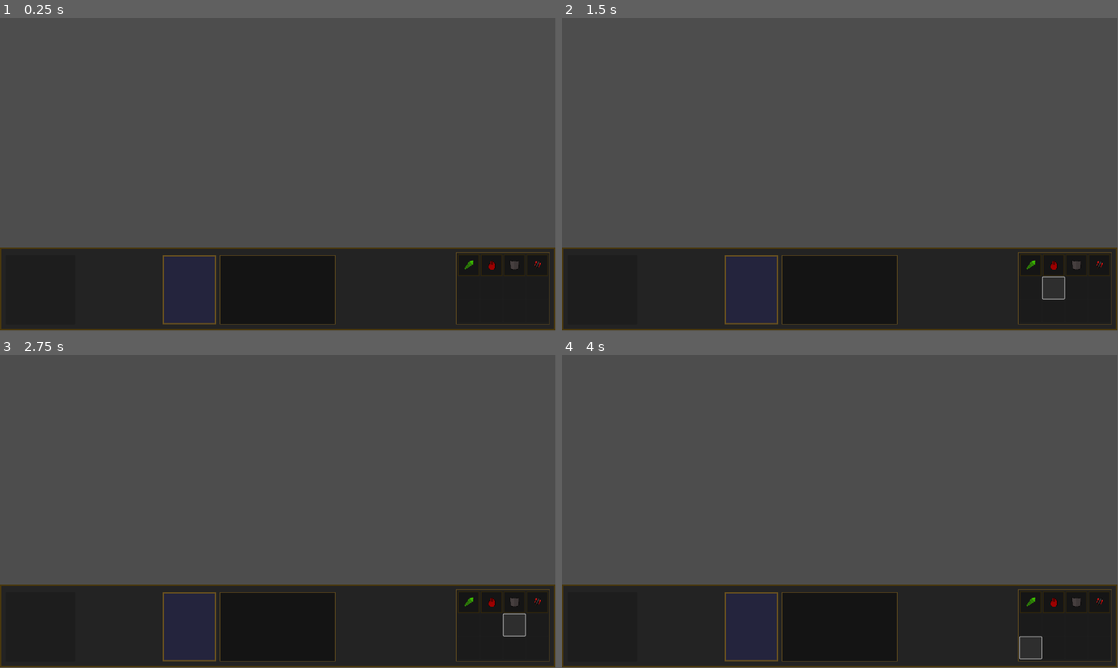
Above: before the commit, frames 1-4 (two rows, left to right).
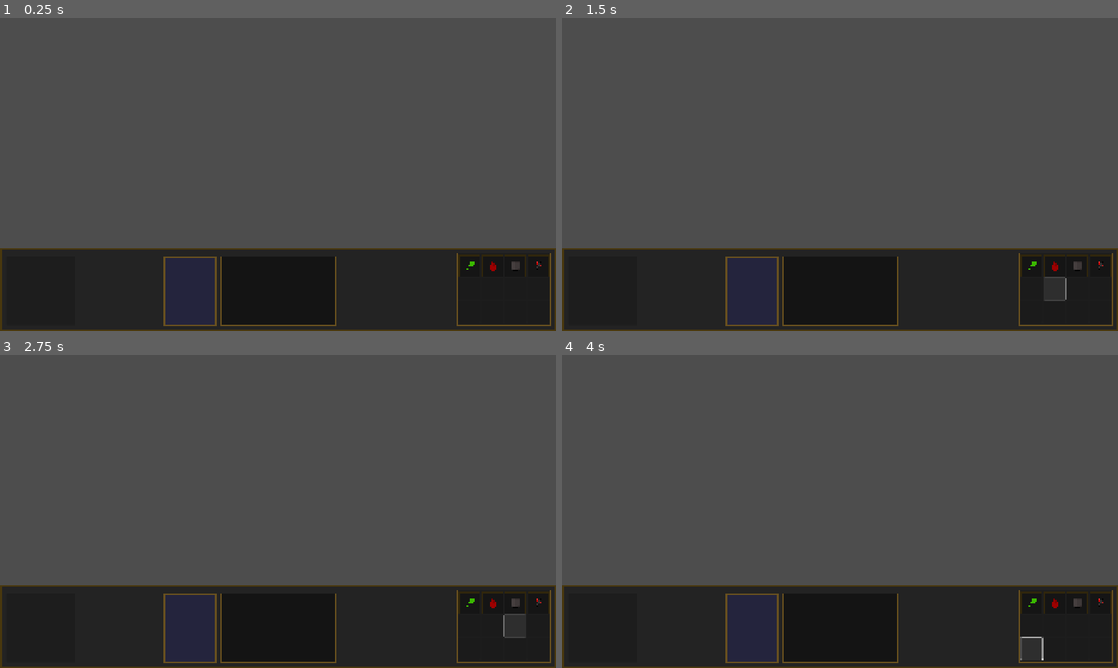
Above: after the commit, the same moments.

Repository: Matobro/skeletors
Game: Godot game, scene res://RTS-System/Abilities/Dummies/GroundTargetedAbility.tscn
Two runs of this game, one before a commit and one after it. Both use one fixed random seed, a clock stepped at 60 frames per second and the inputs below. This scene is started directly instead of the project's main scene.
Inputs (mouse positions are in pixels of both pictures, inside the frame that each line leads up to):
- Up to frame 1 (0.25 s): no input
- Up to frame 2 (1.5 s): click (1029, 287) at 0.5 s; click (1051, 287) at 1.25 s
- Up to frame 3 (2.75 s): click (517, 624) at 2 s
- Up to frame 4 (4 s): click (1101, 624) at 2.75 s; click (1029, 649) at 3.5 s
In our replay, the window is 799x449 before the commit and 800x450 after it. These sizes can differ from the game's own. Grey fills any space a smaller window leaves; there, only what the larger window draws over its background counts as a difference.

The runs differ from the first frame. In frame 1, 1.9% of the frame differs, in the area x 0-100%, y 0-100%; in frame 2, 2.0%; in frame 3, 2.0%; in frame 4, 2.0%.
Error before the commit: Invalid assignment of property or key 'player_input' with value of type 'Node2D (PlayerInput.gd)' on a base object of type 'null instance'. (res://RTS-System/E…
Error after the commit: Attempt to call function 'get_used_rect' in base 'null instance' on a null instance. (res://Game/Data/Main/MapHandler.gd:12)

Commit message:
tweaks for build

Diff:
--- a/Dev/TestScene.tscn
+++ b/Dev/TestScene.tscn
@@ -117,26 +117,28 @@
 grow_vertical = 2
 text = "0 - display pathfinding info
 9 - show grid connections
-(will nuke fps, 0 must be on)"
+(will nuke fps, 0 must be on)
+8-fullscreen/windowed"
 
 [node name="Label" type="Label" parent="CanvasLayer"]
-visible = false
 offset_left = 6.0
-offset_top = 160.0
+offset_top = 332.0
 offset_right = 210.0
-offset_bottom = 264.0
+offset_bottom = 641.0
 text = "A - Attack
 H - Hold
 S - Stop
 Shift - queue command
-
-Mouse left
--select
--attack move
-
-Mouse right
--move
--attack target"
+(queue kinda broken atm)
+
+Mouse left:
+select
+a = attack move
+a + click unit = force attack
+
+Mouse right:
+move
+a + click unit = attack target"
 
 [node name="SpawnPopUp" type="Control" parent="CanvasLayer"]
 visible = false
@@ -199,8 +201,7 @@
 [node name="NavigationRegion2D" type="NavigationRegion2D" parent="."]
 navigation_polygon = SubResource("NavigationPolygon_go42g")
 
-[node name="Layer1" type="TileMapLayer" parent="."]
-use_parent_material = true
+[node name="Map" type="TileMapLayer" parent="."]
 position = Vector2(8, -6)
 scale = Vector2(5, 5)
 tile_map_data = PackedByteArray("AAD/////AAAAAAAAAAD//wAAAAAAAAAAAAAAAAAAAAAAAAAAAAABAAAAAAAAAAAAAAABAP//AAAAAAAAAAAAAP …(57520 unchanged characters)…
--- /dev/null
+++ b/Game/Data/Main/MapHandler.gd
@@ -0,0 +1,14 @@
+extends Node
+
+@onready var tile_map = get_tree().root.get_node("World/Map")
+
+@export var tile_size = null
+@export var used_cells = null
+@export var pixel_size = null
+@export var mat = null
+
+func _ready():
+	tile_size = Vector2(80, 80)
+	used_cells = tile_map.get_used_rect()
+	pixel_size = tile_size * Vector2(used_cells.size.x, used_cells.size.y)
+	mat = tile_map.material
--- a/Game/Data/Main/UnitDatabase.gd
+++ b/Game/Data/Main/UnitDatabase.gd
@@ -7,24 +7,54 @@
 	load_unit_data()
 
 func load_unit_data():
-	hero_list = load_units_from_folder("res://RTS-System/Entities/Heroes/Database/", "hero")
-	unit_list = load_units_from_folder("res://RTS-System/Entities/Units/Database/", "unit")
+	load_units_from_manifest("res://RTS-System/units_manifest.json")
 
-func load_units_from_folder(folder_path: String, unit_type: String) -> Array:
-	var dir = DirAccess.open(folder_path)
-	var units: Array = []
-	if dir:
-		dir.list_dir_begin()
-		var file_name = dir.get_next()
-		while file_name != "":
-			if !dir.current_is_dir() and file_name.ends_with(".tres"):
-				var unit_path = folder_path + "/" + file_name
-				var _unit = load(unit_path)
-				if _unit and _unit is UnitData and _unit.unit_type == unit_type:
-					units.append(_unit)
-			file_name = dir.get_next()
-		dir.list_dir_end()
-	return units
+func load_units_from_manifest(manifest_path: String) -> void:
+	var file = FileAccess.open(manifest_path, FileAccess.READ)
+	if not file:
+		push_error("Cannot open manifest file: " + manifest_path)
+		return
+
+	var json_text = file.get_as_text()
+	file.close()
+
+	var json = JSON.new()
+	var error = json.parse(json_text)
+	if error != OK:
+		push_error("Failed to parse manifest JSON: " + json.get_error_message())
+		return
+
+	var manifest = json.get_data()
+
+	hero_list.clear()
+	unit_list.clear()
+
+	# Load heroes
+	if manifest.has("heroes"):
+		for path in manifest["heroes"]:
+			var unit = ResourceLoader.load(path)
+			if unit and unit is UnitData:
+				print("Loaded: ", unit.name)
+				hero_list.append(unit)
+			else:
+				print("Failed to load hero: ", path)
+
+	# Load units
+	if manifest.has("units"):
+		for path in manifest["units"]:
+			var unit = ResourceLoader.load(path)
+			if unit and unit is UnitData:
+				print("Loaded: ", unit.name)
+				unit_list.append(unit)
+			else:
+				print("Failed to load unit: ", path)
+
+
+func join_path(a: String, b: String) -> String:
+	if a.ends_with("/"):
+		return a + b
+	else:
+		return a + "/" + b
 
 func get_enemy_units_for_wave(wave: int) -> Array:
 	var enemies = unit_list.filter(func(u): return u.power_level <= wave and u.is_spawnable_enemy)
--- a/RTS-System/Abilities/Data/ParticleManager.gd
+++ b/RTS-System/Abilities/Data/ParticleManager.gd
@@ -10,7 +10,7 @@
 		while file_name != "":
 			if file_name.ends_with(".tres"):
 				var path = "res://RTS-System/Abilities/FX/FXResources/" + file_name
-				var fx_res = load(path)
+				var fx_res = ResourceLoader.load(path)
 				if fx_res is FXResource:
 					fx_map[file_name.get_basename()] = fx_res
 			file_name = dir.get_next()
--- a/RTS-System/Abilities/Logic/GroundTargetedAbilityInstance.gd
+++ b/RTS-System/Abilities/Logic/GroundTargetedAbilityInstance.gd
@@ -65,6 +65,7 @@
 
 	position += dir * move_speed * delta
 
+
 func _on_timer_timeout():
 	queue_free()
 
--- a/RTS-System/Entities/Data/PlayerManager.gd
+++ b/RTS-System/Entities/Data/PlayerManager.gd
@@ -21,7 +21,7 @@
 	await get_tree().process_frame
 
 	for player in get_all_players():
-		print("Player ID: ", player.player_id)
+		print("Player ID: ", player.player_id, " created")
 
 	dev_spawner.player_input = get_player(1).player_input
 	dev_spawner.init_node()
--- a/RTS-System/Entities/Heroes/Database/TestHero.tres
+++ b/RTS-System/Entities/Heroes/Database/TestHero.tres
@@ -18,7 +18,7 @@
 level = 1
 xp = 0
 xp_to_level = 500
-base_max_hp = 5
+base_max_hp = 5.0
 base_max_mana = 5
 base_health_regen = 0.1
 base_mana_regen = 0.1
--- a/RTS-System/Player/CameraController.gd
+++ b/RTS-System/Player/CameraController.gd
@@ -18,7 +18,8 @@
 func _process(delta):
 	if controls_enabled:
 		var mouse_pos = get_viewport().get_mouse_position()
-		var screen_size = get_viewport().size
+		var screen_size = get_viewport_rect().size
+
 		if(mouse_pos.x <= CAMERA_BORDER_SIZE):
 			camera.position.x -= edge_scroll_speed * delta
 		elif(mouse_pos.x >= screen_size.x - CAMERA_BORDER_SIZE):
--- a/RTS-System/Player/PlayerInput.gd
+++ b/RTS-System/Player/PlayerInput.gd
@@ -29,6 +29,7 @@
 var block_input_frames: int = 0
 var selected_units: Array[Unit] = []
 
+var fullscreen: bool = true
 const DRAG_THRESHOLD := 50.0
 const COMMAND_COOLDOWN := 10
 
@@ -91,7 +92,14 @@
 		)
 
 func handle_keyboard_commands(event: InputEventKey):
-	if event.is_action_pressed("s"):
+	if event.is_action_pressed("8"):
+		if fullscreen:
+			DisplayServer.window_set_mode(DisplayServer.WINDOW_MODE_WINDOWED)
+			DisplayServer.window_set_size(Vector2(1920, 1080))
+		else:
+			DisplayServer.window_set_mode(DisplayServer.WINDOW_MODE_FULLSCREEN)
+		fullscreen = !fullscreen
+	elif event.is_action_pressed("s"):
 		issue_stop_command(get_key_event_info())
 	elif event.is_action_pressed("h"):
 		issue_hold_command(get_key_event_info())
@@ -125,6 +133,7 @@
 	if event is InputEventMouseButton:
 		if event.button_index == MOUSE_BUTTON_LEFT:
 			if event.pressed:
+				drag_start = event_info.pos
 				on_left_click_pressed(event_info)
 			else:
 				on_left_click_released(event_info)
@@ -187,7 +196,10 @@
 			player_ui.clear_control_group()
 
 func on_right_click_pressed(event_info):
-	issue_move_command(event_info)
+	if event_info.click_target and event_info.click_target.owner_id == 10:
+		issue_attack_command(event_info)
+	else:
+		issue_move_command(event_info)
 
 func on_right_click_released(_event_info):
 	pass
@@ -293,17 +305,18 @@
 func start_drag():
 	dragging = true
 	selection_box.visible = true
-	selection_box.global_position = camera.get_viewport_transform() * drag_start
+
+	selection_box.position = world_to_screen(drag_start)
 	selection_box.size = Vector2.ZERO
 
 func update_drag(current_pos: Vector2):
-	var drag_start_screen = camera.get_viewport_transform() * drag_start
-	var current_pos_screen = camera.get_viewport_transform() * current_pos
+	var start_screen_pos = world_to_screen(drag_start)
+	var current_screen_pos = world_to_screen(current_pos)
 	var top_left = Vector2(
-		min(drag_start_screen.x, current_pos_screen.x),
-		min(drag_start_screen.y, current_pos_screen.y)
+		min(start_screen_pos.x, current_screen_pos.x),
+		min(start_screen_pos.y, current_screen_pos.y)
 	)
-	var size = (current_pos_screen - drag_start_screen).abs()
+	var size = (current_screen_pos - start_screen_pos).abs()
 
 	selection_box.global_position = top_left
 	selection_box.size = size
@@ -313,6 +326,12 @@
 	selection_box.visible = false
 
 	select_units_in_box(Rect2(selection_box.global_position, selection_box.size), shift)
+
+func world_to_screen(world_pos: Vector2) -> Vector2:
+	var cam_pos = camera.global_position
+	var zoom = camera.zoom
+	var screen_center = camera.get_viewport_rect().size / 2
+	return screen_center + (world_pos - cam_pos) * zoom
 
 func select_units_in_box(box: Rect2, shift: bool) -> void:
 	var units_in_box: Array = []
@@ -321,7 +340,7 @@
 
 	# Add units to array in the selection
 	for unit in UnitHandler.all_units:
-		var screen_pos = camera.get_viewport_transform() * unit.global_position
+		var screen_pos = world_to_screen(unit.global_position)
 		if box.has_point(screen_pos):
 			units_in_box.append(unit)
 			if unit.owner_id == player_id:
--- /dev/null
+++ b/RTS-System/units_manifest.json
@@ -0,0 +1,8 @@
+{
+	"heroes": [
+		"res://RTS-System/Entities/Heroes/Database/TestHero.tres"
+	],
+	"units": [
+		"res://RTS-System/Entities/Units/Database/Test_Unit.tres"
+	]
+}
--- a/project.godot
+++ b/project.godot
@@ -24,11 +24,18 @@
 UnitSpawner="*res://Game/WaveSystem/UnitSpawner.gd"
 PlayerManager="*res://RTS-System/Entities/Data/PlayerManager.gd"
 ParticleManager="*res://RTS-System/Abilities/Data/ParticleManager.gd"
+MapHandler="*res://Game/Data/Main/MapHandler.gd"
 
 [display]
 
 window/size/viewport_width=1920
 window/size/viewport_height=1080
+window/size/mode=3
+window/stretch/mode="canvas_items"
+
+[editor_plugins]
+
+enabled=PackedStringArray("res://addons/ManifestGenerator/plugin.cfg")
 
 [global_group]
 
@@ -106,6 +113,11 @@
 "events": [Object(InputEventKey,"resource_local_to_scene":false,"resource_name":"","device":-1,"window_id":0,"alt_press …(192 unchanged characters)…
 ]
 }
+8={
+"deadzone": 0.2,
+"events": [Object(InputEventKey,"resource_local_to_scene":false,"resource_name":"","device":-1,"window_id":0,"alt_pressed":false,"shift_pressed":false,"ctrl_pressed":false,"meta_pressed":false,"pressed":false,"keycode":0,"physical_keycode":56,"key_label":0,"unicode":56,"location":0,"echo":false,"script":null)
+]
+}
 
 [rendering]
 
Not shown, added: Game/Data/Main/MapHandler.gd.uid
Not shown, added: addons/ManifestGenerator/manifest_gen.gd
Not shown, added: addons/ManifestGenerator/manifest_gen.gd.uid
Not shown, added: addons/ManifestGenerator/plugin.cfg
